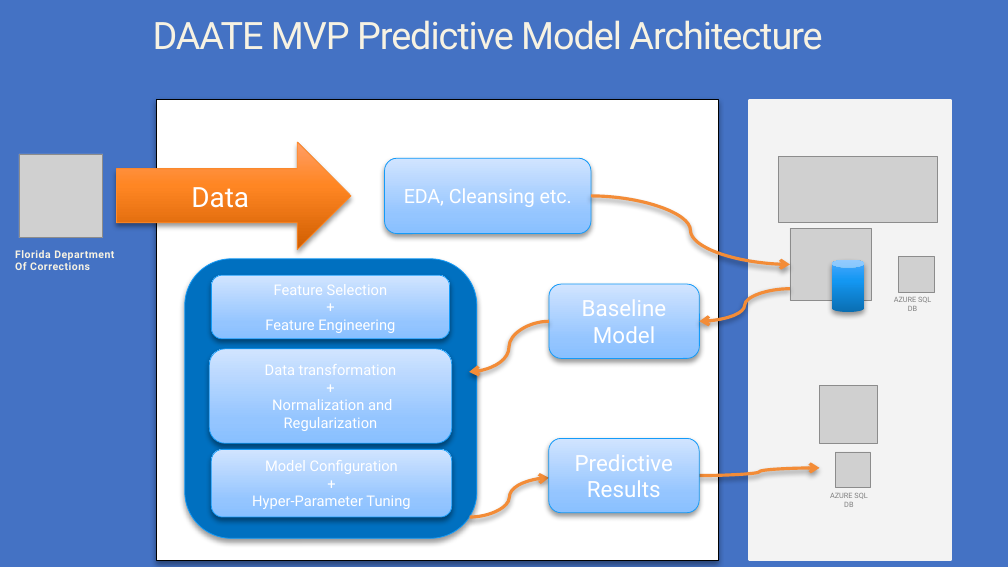
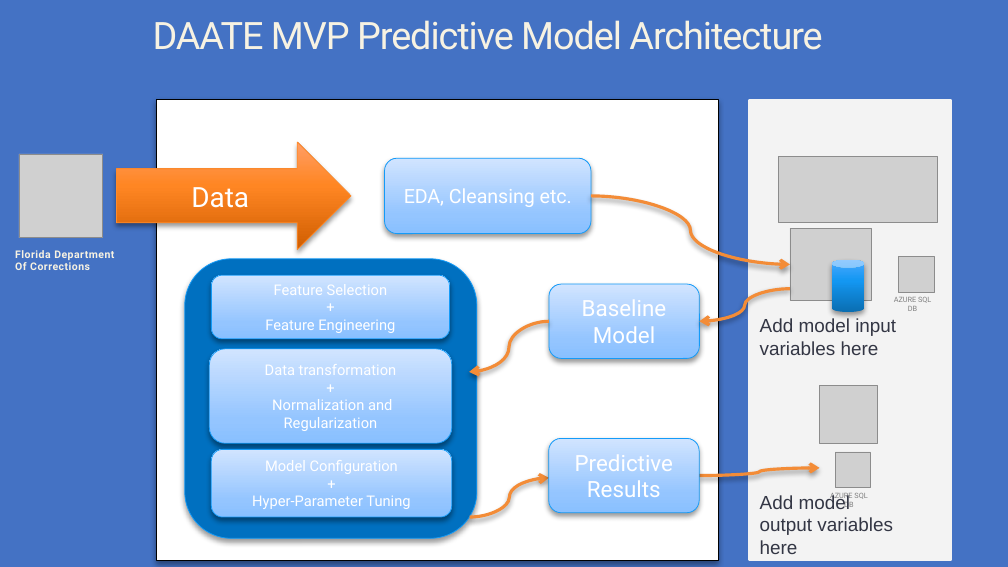
Before and after one commit to mspuckit/DAATE, a slide deck: slide 5 of assets/resources/graph for web_page.pptx. Drawn at 1008x567 pixels with LibreOffice and Linux fonts; fonts in the diff are those of the drawing; grey boxes stand for pictures. Boxes give left, top, right and bottom in pixels: in the first picture for what was removed or moved away, otherwise in the second. Text is boxed around its words. In the diff, an @@ line names an element or a change of style, - is before the commit and + after.

```diff
--- a/assets/resources/graph for web_page.pptx
+++ b/assets/resources/graph for web_page.pptx
@@ text added at [760, 318, 896, 355], 18 pt, text #333644 @@
+Add model input variables here
@@ text added at [760, 494, 893, 554], 18 pt, text #333644 @@
+Add model output variables here
```
Also in this commit, not shown: 1 other slide changed, 2 other files.
